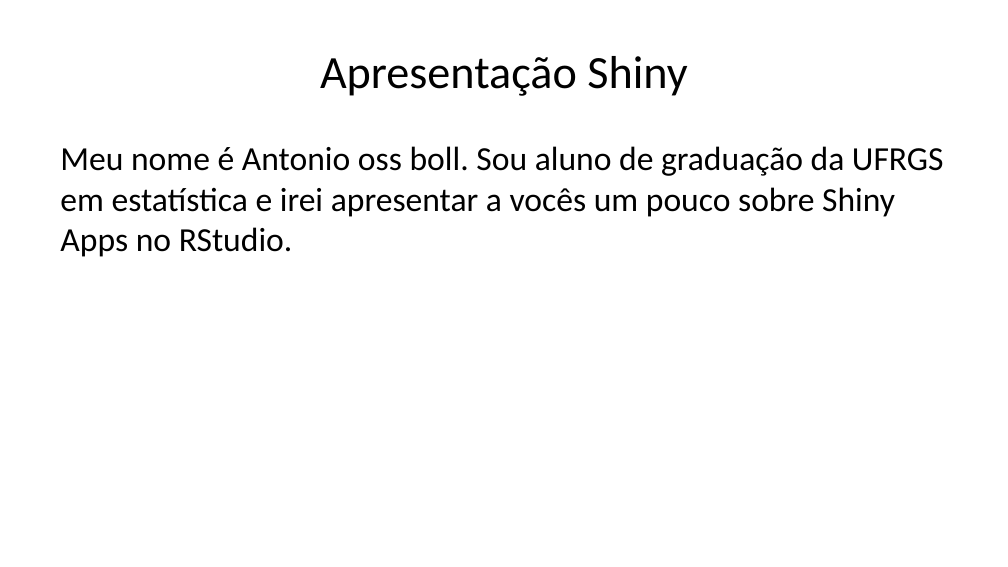
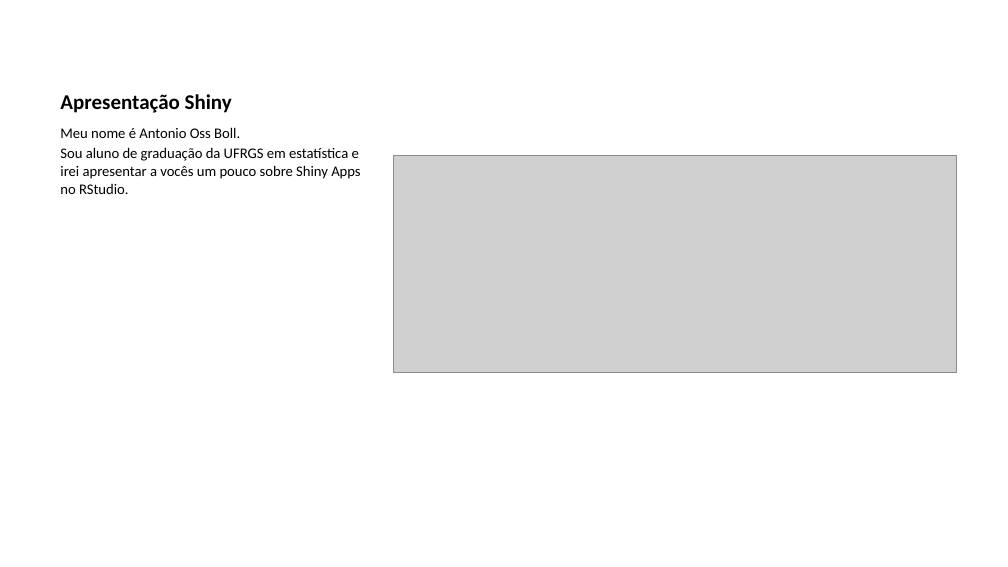
Before and after one commit to AntonioBoll/ApresentacaoShiny, a slide deck: slide 2 of apresentacao.pptx. Drawn at 1008x567 pixels with LibreOffice and Linux fonts; fonts in the diff are those of the drawing; grey boxes stand for pictures. Boxes give left, top, right and bottom in pixels: in the first picture for what was removed or moved away, otherwise in the second. Text is boxed around its words. In the diff, an @@ line names an element or a change of style, - is before the commit and + after.

Commit message:
powerpoint

```diff
--- a/apresentacao.pptx
+++ b/apresentacao.pptx
@@ title "Apresentação Shiny" at box(60, 94, 232, 113): size 33 to 15 pt, bold on; alignment centre to left; vertical alignment middle to bottom @@
@@ text at box(60, 127, 360, 194): text changed; size 24 to 10.5 pt @@
-Meu nome é Antonio oss boll. Sou aluno de graduação da UFRGS em estatística e irei apresentar a vocês um pouco sobre Shiny Apps no RStudio.
+Meu nome é Antonio Oss Boll.
+Sou aluno de graduação da UFRGS em estatística e irei apresentar a vocês um pouco sobre Shiny Apps no RStudio.
@@ picture added at box(393, 155, 956, 372) @@
```
Also in this commit, not shown: 19 slides added, 3 slides removed, 1 other file.
